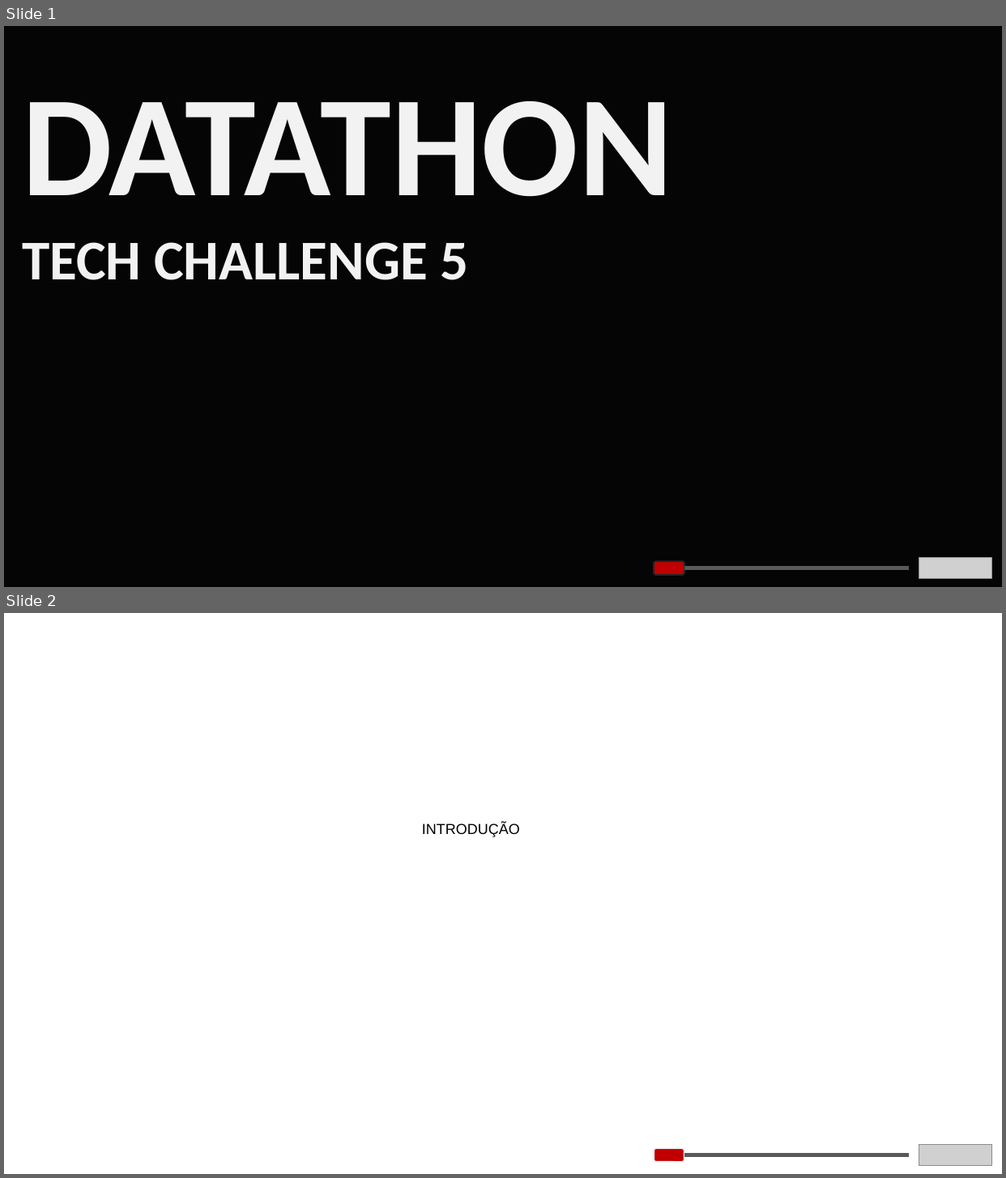
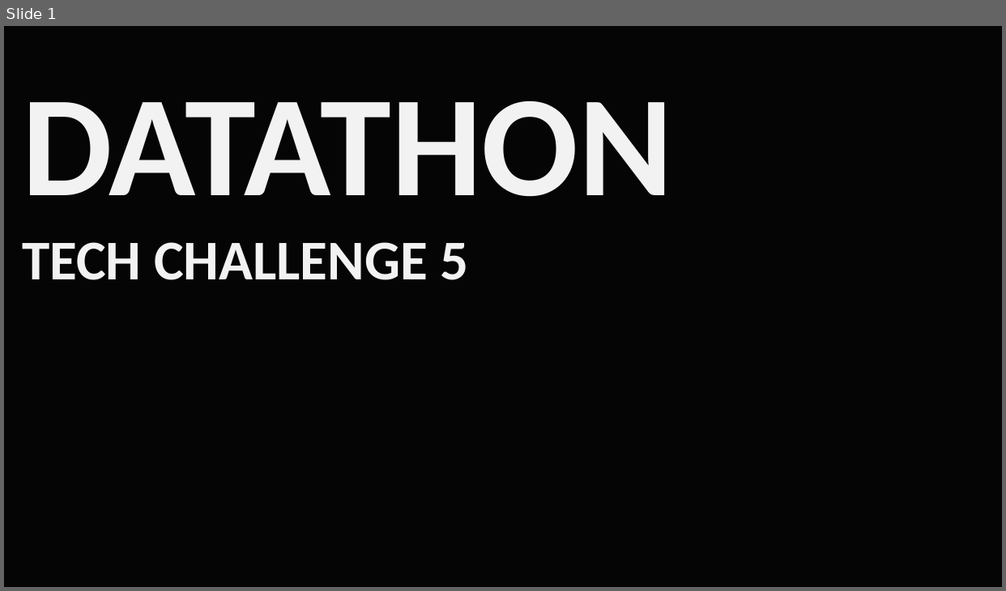
Before and after one commit to vbomura/tc5, a slide deck: Apresentacao/Apresentação_Datathon.pptx. Shown one above the other, each under a label of ours: slides 1 and 2 before the commit, slide 1 after it. The pictures are 1006x1178 and 1006x591 pixels, drawn with LibreOffice and Linux fonts; fonts in the diff are those of the drawing; grey boxes stand for pictures; background and template pictures are left out; a plain dark background stands for a picture behind light text. Boxes give left, top, right and bottom in pixels: in the first picture for what was removed or moved away, otherwise in the second. Text is boxed around its words. In the diff, an @@ line names an element or a change of style, - is before the commit and + after.

```diff
--- a/Apresentacao/Apresentação_Datathon.pptx
+++ b/Apresentacao/Apresentação_Datathon.pptx
@@ slide 2 removed at box(4, 613, 1002, 1174), background #FFFFFF @@
@@ text removed at box(422, 824, 520, 837) @@
-INTRODUÇÃO
@@ picture removed at box(918, 1145, 991, 1166) @@
@@ rounded rectangle removed at box(654, 1149, 684, 1162) @@
@@ line removed from (909, 1156) to (684, 1156) @@
@@ slide 1 changed as well @@
@@ picture removed at box(918, 558, 991, 579) @@
@@ rounded rectangle removed at box(654, 562, 684, 575) @@
@@ line removed from (909, 569) to (684, 569) @@
```
Also in this commit, not shown: 12 other slides changed, 1 slide added.
